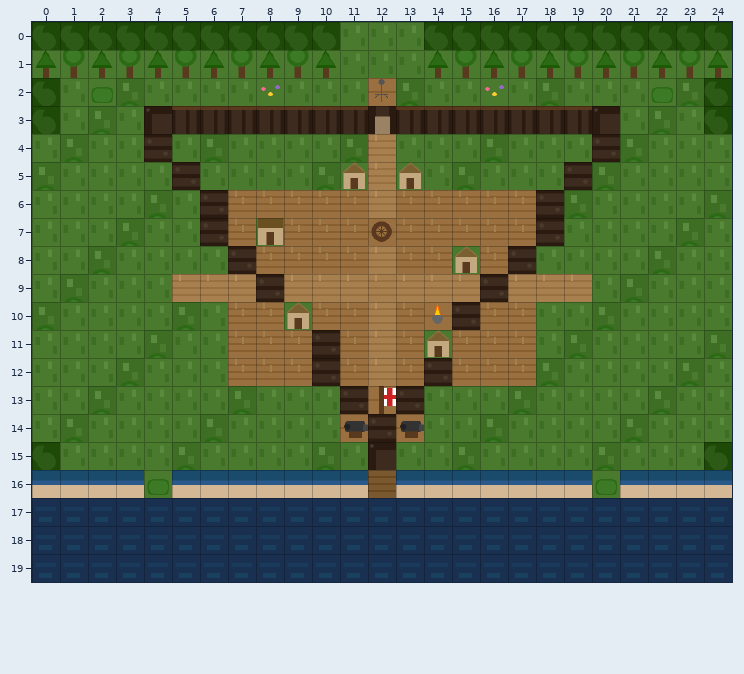
Two versions of a level (Tiled map, main/worlds/maps/jamestown.tmx). The picture above was drawn from the file before the commit.
Cells are 32x32 px. Shown: x 0..24, y 0..19.
After the commit:
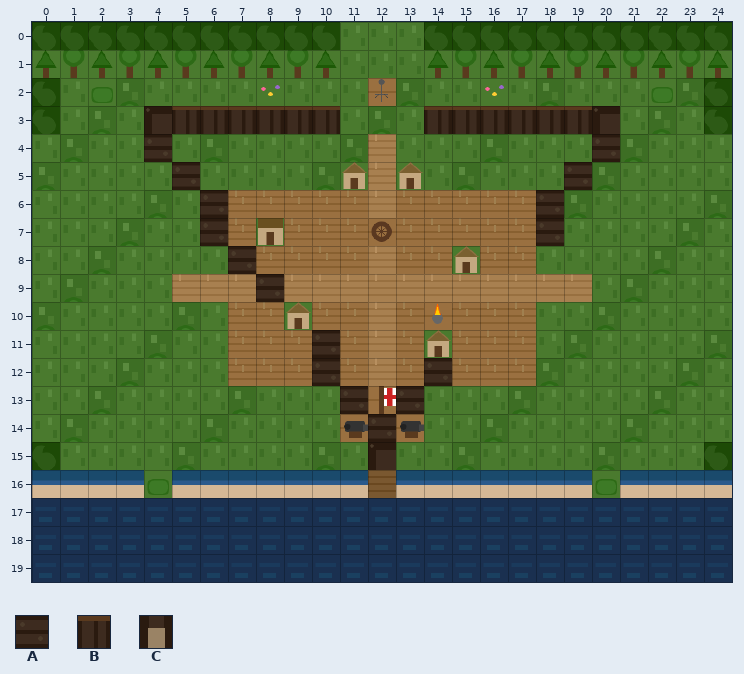
Key: from "ship-tiles": A 10, B 11, C 12.
_ is an empty cell.
Tiles replaced or removed in this view: A, B, C.
Difference:
Changed rows in their new state; . is an unchanged cell.
Layer "Features":
first column x 11:
 3 ___
first column x 15:
 8 .._
 9 ._.
10 _..
Changed places in both pictures, as pixel boxes (x1, y1, x2, y2):
removed: (340, 106, 424, 134)
removed: (452, 246, 536, 330)
